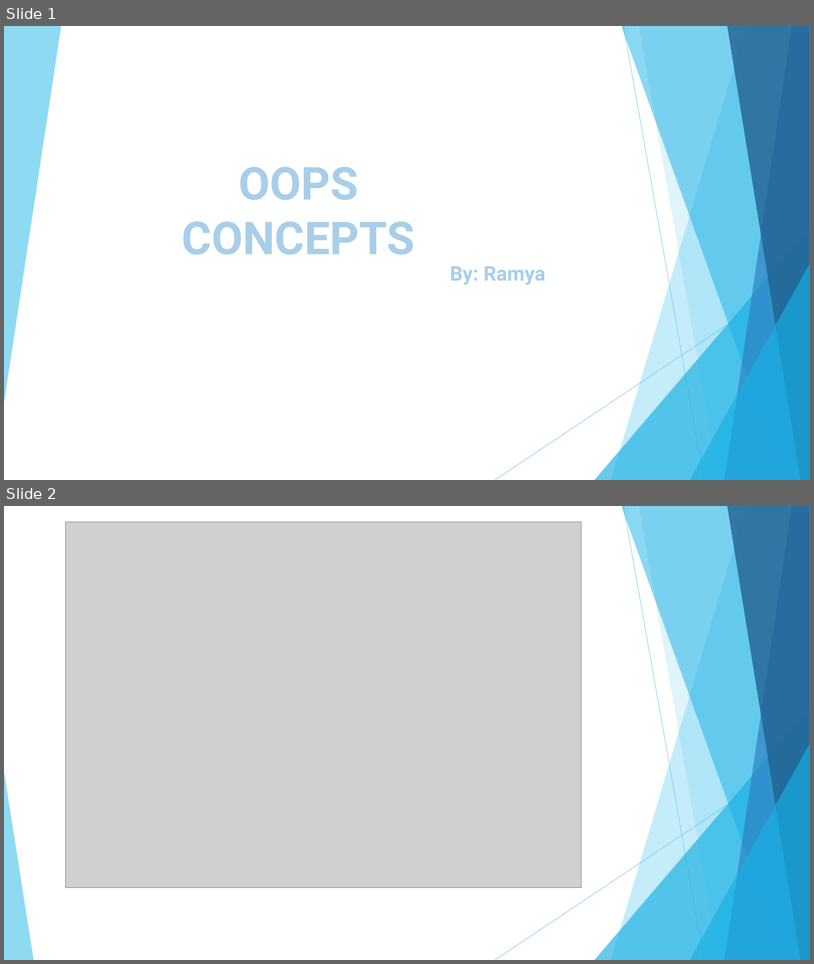
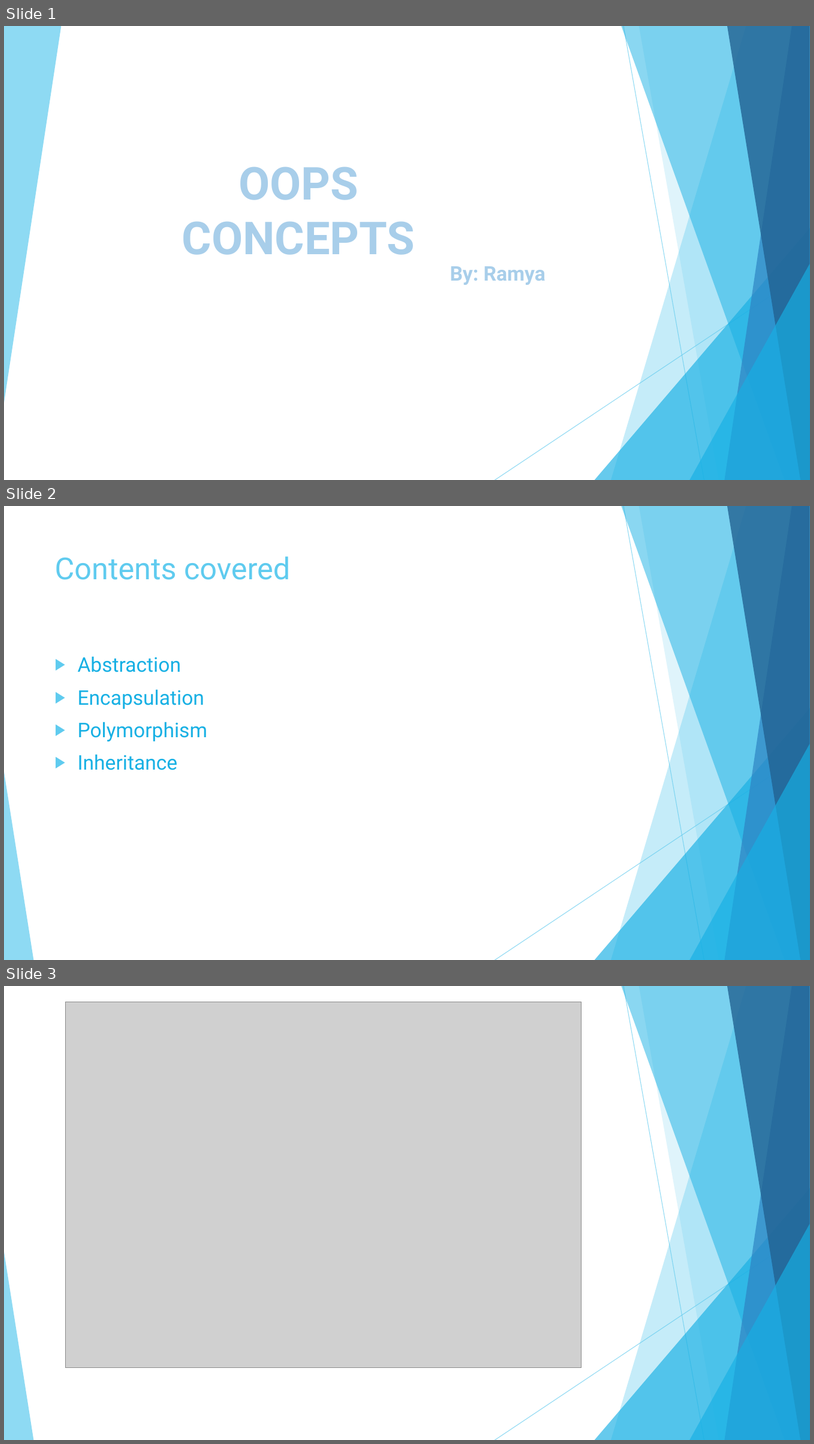
Before and after one commit to vasthavd/Presentation, a slide deck: oops.pptx. Shown one above the other, each under a label of ours: slides 1 and 2 before the commit, slides 1, 2 and 3 after it. The pictures are 814x964 and 814x1444 pixels, drawn with LibreOffice and Linux fonts; fonts in the diff are those of the drawing; grey boxes stand for pictures. Boxes give left, top, right and bottom in pixels: in the first picture for what was removed or moved away, otherwise in the second. Text is boxed around its words. In the diff, an @@ line names an element or a change of style, - is before the commit and + after.

```diff
--- a/oops.pptx
+++ b/oops.pptx
@@ slide 2 added at <box>4,506,810,960</box>, background #FFFFFF; not listed: 10 template elements that a slide beside it also shows @@
@@ title added at <box>55,556,290,580</box>, 36 pt, text #5FCBEF @@
+Contents covered
@@ text added at <box>78,656,207,770</box>, 24 pt, text #17B0E4 @@
+▶ Abstraction
+▶ Encapsulation
+▶ Polymorphism
+▶ Inheritance
@@ what was slide 2 is now slide 3 @@
```
